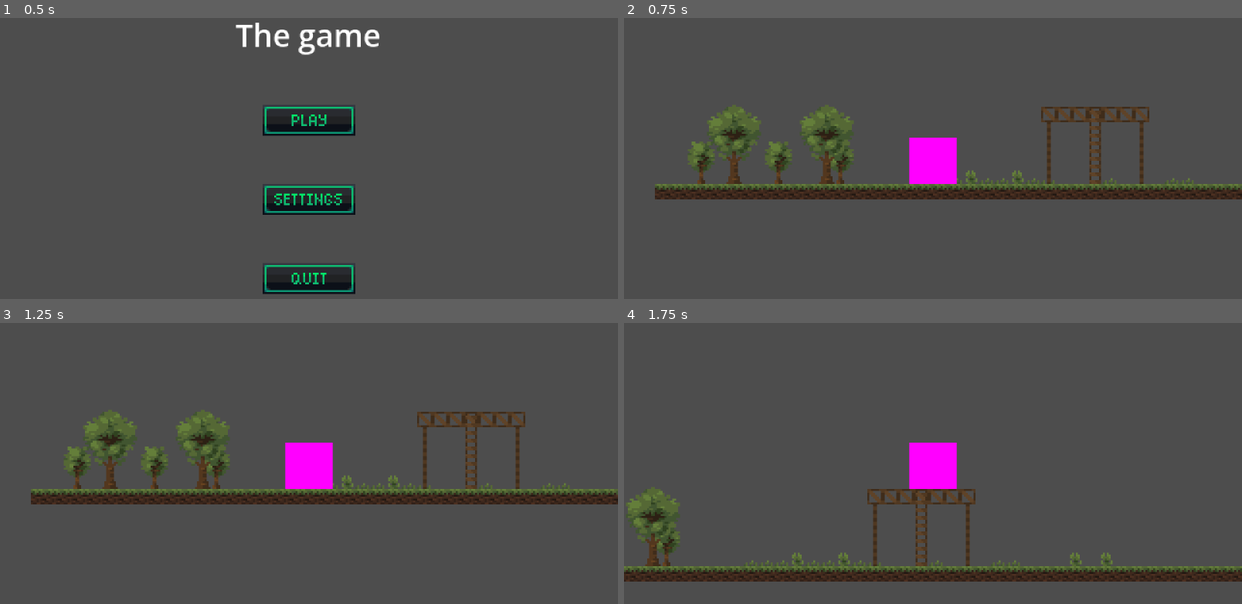
Above: before the commit, frames 1-4 (two rows, left to right).
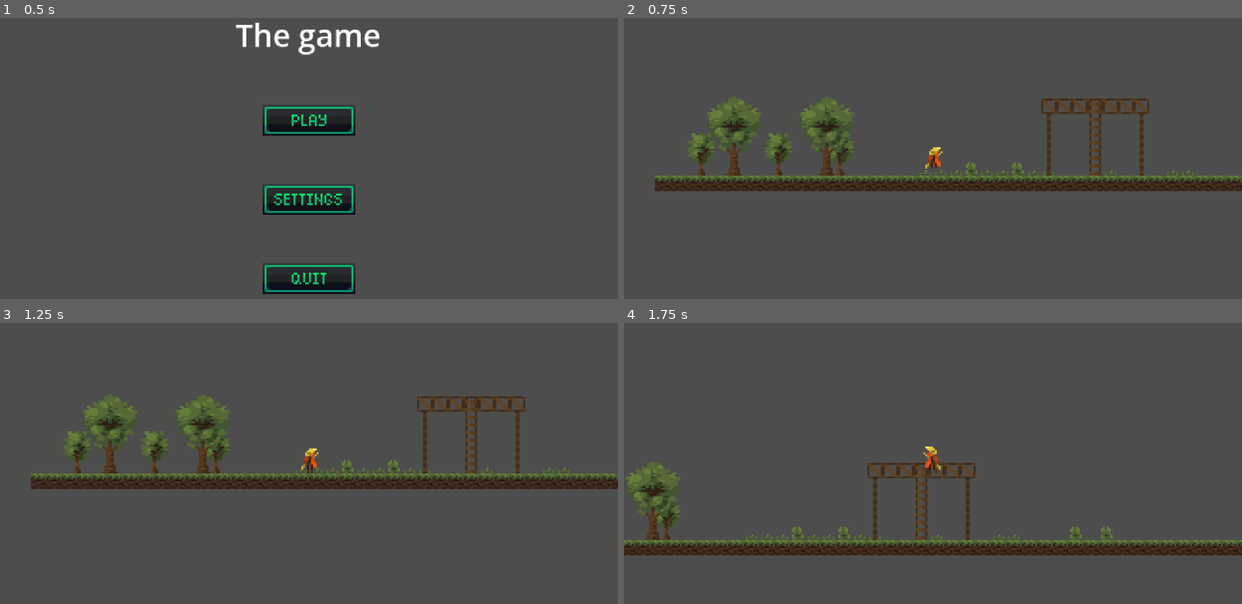
Above: after the commit, the same moments.

Repository: akent24/melonjam
Game: Godot game, scene res://scenes/control.tscn
Two runs of this game, one before a commit and one after it. Both use one fixed random seed, a clock stepped at 60 frames per second and the inputs below.
Inputs (mouse positions are in pixels of both pictures, inside the frame that each line leads up to):
- Up to frame 1 (0.5 s): no input
- Up to frame 2 (0.75 s): click (933, 119) at 0.5 s
- Up to frame 3 (1.25 s): no input
- Up to frame 4 (1.75 s): tap Enter (ui_accept) at 1.25, 1.52 s; hold D (move_right) from 1.28 s (still down)

Frame 1 is identical in both runs. In frame 2, 12% of the frame differs, in the area x 5-100%, y 28-65%; in frame 3, 16%, in the area x 5-100%, y 25-65%; in frame 4, 16%.

Commit message:
player animations added

Diff:
--- a/scenes/main_hero.tscn
+++ b/scenes/main_hero.tscn
@@ -1,28 +1,160 @@
 [gd_scene format=3 uid="uid://c6r0wucnu311y"]
 
 [ext_resource type="Script" uid="uid://1qe4b17avt4m" path="res://scripts/main_hero.gd" id="1_5ryay"]
+[ext_resource type="Texture2D" uid="uid://c2d8fqs3ydb66" path="res://assets/sprites/hero-attak.png" id="2_lrk6v"]
+[ext_resource type="Texture2D" uid="uid://bcjjpjndsob0m" path="res://assets/sprites/hero-idle.png" id="2_y2obu"]
+[ext_resource type="Texture2D" uid="uid://cbd5uauw5h4pu" path="res://assets/sprites/hero-jamp.png" id="4_4tc0a"]
+[ext_resource type="Texture2D" uid="uid://dlji72yv1wbp3" path="res://assets/sprites/hero-walk.png" id="5_u50qc"]
 
 [sub_resource type="RectangleShape2D" id="RectangleShape2D_g4v7s"]
-size = Vector2(20, 24)
+size = Vector2(5.325, 13.5)
 
-[sub_resource type="SpriteFrames" id="SpriteFrames_g4v7s"]
+[sub_resource type="AtlasTexture" id="AtlasTexture_48krb"]
+atlas = ExtResource("2_lrk6v")
+region = Rect2(0, 0, 12, 16)
 
-[sub_resource type="PlaceholderTexture2D" id="PlaceholderTexture2D_g4v7s"]
+[sub_resource type="AtlasTexture" id="AtlasTexture_rdcmj"]
+atlas = ExtResource("2_lrk6v")
+region = Rect2(12, 0, 12, 16)
+
+[sub_resource type="AtlasTexture" id="AtlasTexture_m8qjq"]
+atlas = ExtResource("2_lrk6v")
+region = Rect2(24, 0, 12, 16)
+
+[sub_resource type="AtlasTexture" id="AtlasTexture_odhlk"]
+atlas = ExtResource("2_lrk6v")
+region = Rect2(36, 0, 12, 16)
+
+[sub_resource type="AtlasTexture" id="AtlasTexture_hxxdw"]
+atlas = ExtResource("2_y2obu")
+region = Rect2(0, 0, 12, 16)
+
+[sub_resource type="AtlasTexture" id="AtlasTexture_n0asn"]
+atlas = ExtResource("2_y2obu")
+region = Rect2(12, 0, 12, 16)
+
+[sub_resource type="AtlasTexture" id="AtlasTexture_lrk6v"]
+atlas = ExtResource("2_y2obu")
+region = Rect2(24, 0, 12, 16)
+
+[sub_resource type="AtlasTexture" id="AtlasTexture_4tc0a"]
+atlas = ExtResource("2_y2obu")
+region = Rect2(36, 0, 12, 16)
+
+[sub_resource type="AtlasTexture" id="AtlasTexture_44602"]
+atlas = ExtResource("4_4tc0a")
+region = Rect2(0, 0, 12, 16)
+
+[sub_resource type="AtlasTexture" id="AtlasTexture_io8e0"]
+atlas = ExtResource("4_4tc0a")
+region = Rect2(12, 0, 12, 16)
+
+[sub_resource type="AtlasTexture" id="AtlasTexture_hhfm3"]
+atlas = ExtResource("4_4tc0a")
+region = Rect2(24, 0, 12, 16)
+
+[sub_resource type="AtlasTexture" id="AtlasTexture_mue5r"]
+atlas = ExtResource("4_4tc0a")
+region = Rect2(36, 0, 12, 16)
+
+[sub_resource type="AtlasTexture" id="AtlasTexture_m4vfv"]
+atlas = ExtResource("5_u50qc")
+region = Rect2(0, 0, 12, 16)
+
+[sub_resource type="AtlasTexture" id="AtlasTexture_5t70d"]
+atlas = ExtResource("5_u50qc")
+region = Rect2(12, 0, 12, 16)
+
+[sub_resource type="AtlasTexture" id="AtlasTexture_gsbok"]
+atlas = ExtResource("5_u50qc")
+region = Rect2(24, 0, 12, 16)
+
+[sub_resource type="AtlasTexture" id="AtlasTexture_0l2ib"]
+atlas = ExtResource("5_u50qc")
+region = Rect2(36, 0, 12, 16)
+
+[sub_resource type="SpriteFrames" id="SpriteFrames_5ryay"]
+animations = [{
+"frames": [{
+"duration": 1.0,
+"texture": SubResource("AtlasTexture_48krb")
+}, {
+"duration": 1.0,
+"texture": SubResource("AtlasTexture_rdcmj")
+}, {
+"duration": 1.0,
+"texture": SubResource("AtlasTexture_m8qjq")
+}, {
+"duration": 1.0,
+"texture": SubResource("AtlasTexture_odhlk")
+}],
+"loop": 1,
+"name": &"attak",
+"speed": 5.0
+}, {
+"frames": [{
+"duration": 1.0,
+"texture": SubResource("AtlasTexture_hxxdw")
+}, {
+"duration": 1.0,
+"texture": SubResource("AtlasTexture_n0asn")
+}, {
+"duration": 1.0,
+"texture": SubResource("AtlasTexture_lrk6v")
+}, {
+"duration": 1.0,
+"texture": SubResource("AtlasTexture_4tc0a")
+}],
+"loop": 1,
+"name": &"idle",
+"speed": 5.0
+}, {
+"frames": [{
+"duration": 1.0,
+"texture": SubResource("AtlasTexture_44602")
+}, {
+"duration": 1.0,
+"texture": SubResource("AtlasTexture_io8e0")
+}, {
+"duration": 1.0,
+"texture": SubResource("AtlasTexture_hhfm3")
+}, {
+"duration": 1.0,
+"texture": SubResource("AtlasTexture_mue5r")
+}],
+"loop": 1,
+"name": &"jamp",
+"speed": 4.0
+}, {
+"frames": [{
+"duration": 1.0,
+"texture": SubResource("AtlasTexture_m4vfv")
+}, {
+"duration": 1.0,
+"texture": SubResource("AtlasTexture_5t70d")
+}, {
+"duration": 1.0,
+"texture": SubResource("AtlasTexture_gsbok")
+}, {
+"duration": 1.0,
+"texture": SubResource("AtlasTexture_0l2ib")
+}],
+"loop": 1,
+"name": &"walk",
+"speed": 5.0
+}]
 
 [node name="CharacterBody2D" type="CharacterBody2D" unique_id=65108906]
 script = ExtResource("1_5ryay")
 
 [node name="CollisionShape2D" type="CollisionShape2D" parent="." unique_id=1283509031]
-position = Vector2(160, 92)
+position = Vector2(160.4, 89.225)
 shape = SubResource("RectangleShape2D_g4v7s")
 
 [node name="AnimatedSprite2D" type="AnimatedSprite2D" parent="." unique_id=881094301]
-sprite_frames = SubResource("SpriteFrames_g4v7s")
+position = Vector2(160, 88)
+sprite_frames = SubResource("SpriteFrames_5ryay")
+animation = &"idle"
 
 [node name="Camera2D" type="Camera2D" parent="." unique_id=646755071]
 position = Vector2(160, 88)
-
-[node name="Sprite2D" type="Sprite2D" parent="." unique_id=1499595299]
-position = Vector2(160, 92)
-scale = Vector2(24.739395, 24)
-texture = SubResource("PlaceholderTexture2D_g4v7s")
--- a/scripts/main_hero.gd
+++ b/scripts/main_hero.gd
@@ -9,17 +9,21 @@
 	# Add the gravity.
 	if not is_on_floor():
 		velocity += get_gravity() * delta
-
-	# Handle jump.
+		$AnimatedSprite2D.play("jamp")
 	if Input.is_action_just_pressed("ui_accept") and is_on_floor():
 		velocity.y = JUMP_VELOCITY
-
-	# Get the input direction and handle the movement/deceleration.
-	# As good practice, you should replace UI actions with custom gameplay actions.
 	var direction := Input.get_axis("move_left", "move_right")
 	if direction:
 		velocity.x = direction * SPEED
+		if direction < 0:
+			$AnimatedSprite2D.flip_h = false
+		else:
+			$AnimatedSprite2D.flip_h = true
 	else:
 		velocity.x = move_toward(velocity.x, 0, SPEED)
-
+	if is_on_floor():
+		if velocity.length() == 0:
+			$AnimatedSprite2D.play("idle")
+		else:
+			$AnimatedSprite2D.play("walk")
 	move_and_slide()
